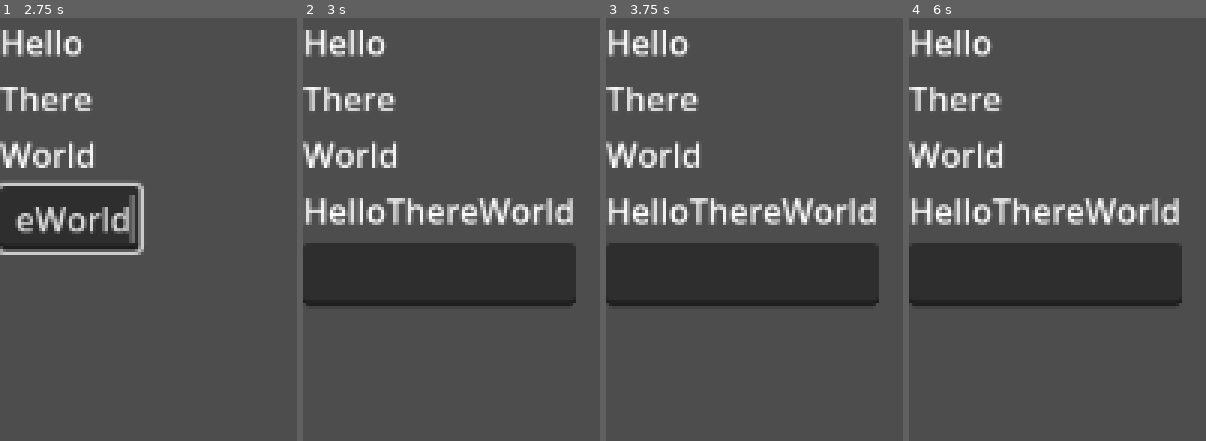
Above: before the commit, frames 1-4 (left to right).
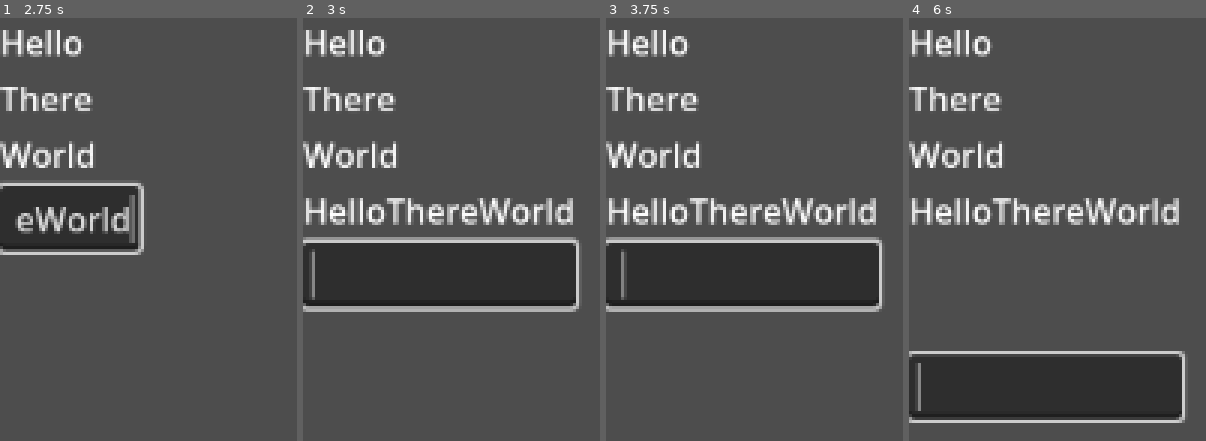
Above: after the commit, the same moments.

Repository: dugramen/godot-global-project
Game: Godot game, scene res://node.tscn
The game is run twice, just before and just after one commit, with the same random seed, the same clock (stepped at 60 frames per second) and the same inputs.
Inputs (mouse positions are in pixels of both pictures, inside the frame that each line leads up to):
- Up to frame 1 (2.75 s): click (68, 216) at 0.52 s; type "Hello" at 0.6 s; type "There" at 1.25 s; type "World" at 2 s
- Up to frame 2 (3 s): tap Enter at 2.75 s
- Up to frame 3 (3.75 s): tap Space at 3.5 s
- Up to frame 4 (6 s): tap Enter at 4.25, 5.75 s; tap Space at 5 s

Frame 1 is identical in both runs. In frame 2, 2.9% of the frame differs, in the area x 0-93%, y 51-70%; in frame 3, 3.0%; in frame 4, 28%, in the area x 0-93%, y 53-96%.

Commit message:
include addons folder in git

Diff:
--- a/extensions/offer/babbel.gd
+++ /dev/null
@@ -1,5 +0,0 @@
-@tool
-extends EditorPlugin
-
-func _enter_tree() -> void:
-	print("I've been babbling")
--- a/node.tscn
+++ b/node.tscn
@@ -5,19 +5,21 @@
 
 func _ready() -> void:
 	var my_list := [\"Hello\", \"There\", \"World\"]
-	var ui = GDX.new().render(func(update): return (
-		[VBoxContainer, [
-			my_list.map(func(item): return (
-				[Label, { text = item }]
-			)),
-			[LineEdit, {
-				name = \"LineEdit\",
-				text = \"\",
-				on_text_submitted = func(text):
-					my_list.append(text)
-					update.call()
-					pass,
-			}]
+	GDX.new().render(func(update): return (
+		[self, [
+			[VBoxContainer, [
+				my_list.map(func(item): return (
+					[Label, { text = item }]
+				)),
+				[LineEdit, {
+					name = \"LineEdit\",
+					text = \"\",
+					on_text_submitted = func(text):
+						my_list.append(text)
+						update.call()
+						pass,
+				}]
+			]]
 		]]
 	))
 	#var st := {
@@ -53,7 +55,6 @@
 			#]]
 		#]]
 	#))
-	add_child(ui)
 "
 
 [node name="Node" type="Control"]
Not shown, changed: .gitignore
Not shown, added: addons/.gitkeep
